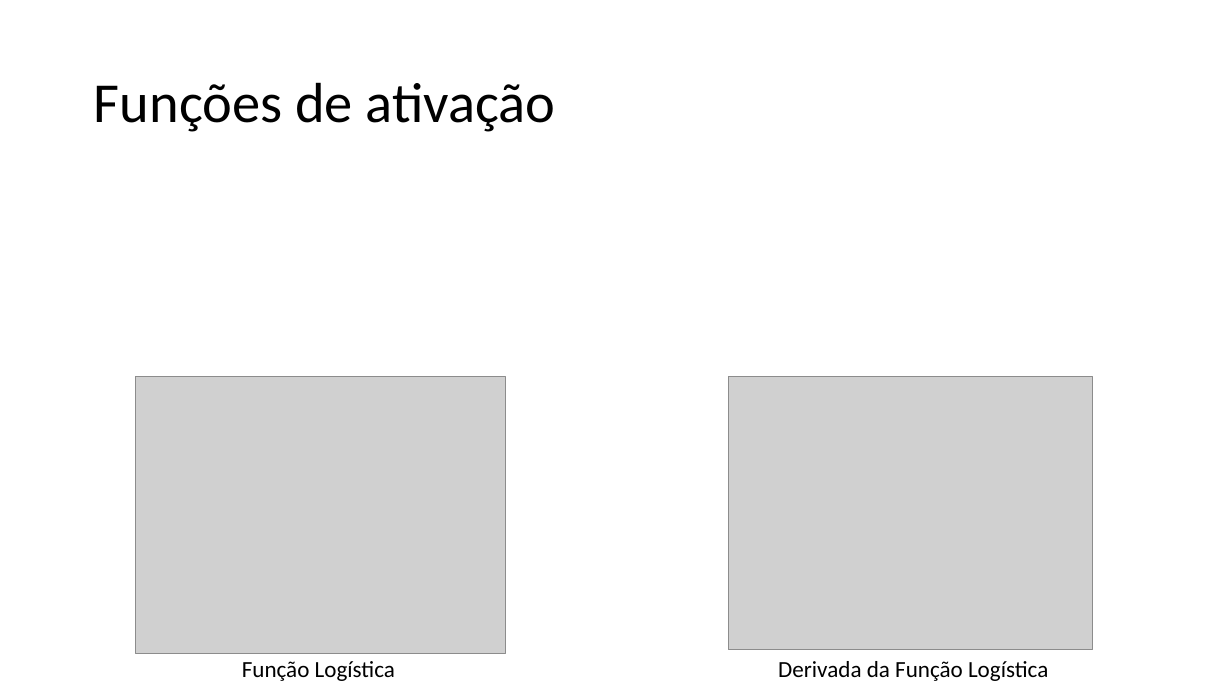
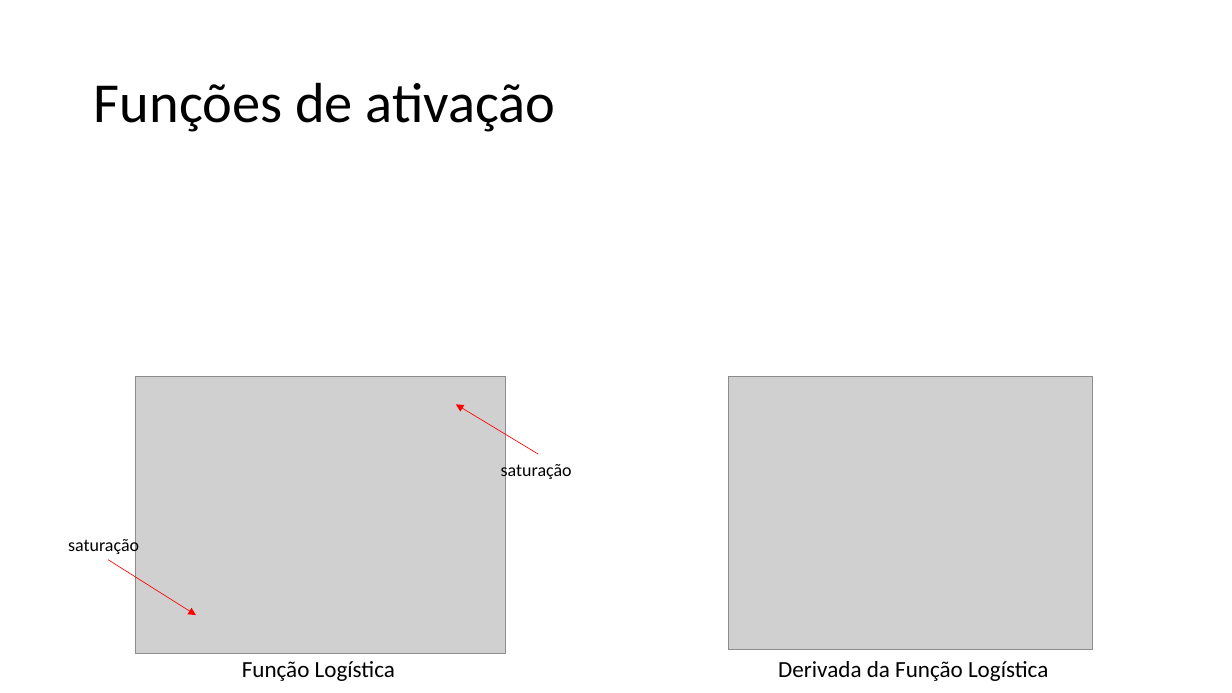
Before and after one commit to zz4fap/t320_aprendizado_de_maquina, a slide deck: slide 8 of slides/T320_Redes_Neurais_Artificiais (Parte II).pptx. Drawn at 1232x693 pixels with LibreOffice and Linux fonts; fonts in the diff are those of the drawing; grey boxes stand for pictures. Boxes give left, top, right and bottom in pixels: in the first picture for what was removed or moved away, otherwise in the second. Text is boxed around its words. In the diff, an @@ line names an element or a change of style, - is before the commit and + after.

```diff
--- a/slides/T320_Redes_Neurais_Artificiais (Parte II).pptx
+++ b/slides/T320_Redes_Neurais_Artificiais (Parte II).pptx
@@ arrow added from (538, 454) to (456, 405), #FF0000 0.5 pt @@
@@ text added at (501,461,572,481), 14 pt, text #000000 @@
+saturação
@@ text added at (68,536,139,556), 14 pt, text #000000 @@
+saturação
@@ arrow added from (108, 560) to (196, 616), #FF0000 0.5 pt @@
```
Also in this commit, not shown: 4 other slides changed, 1 slide added, 1 other file.
